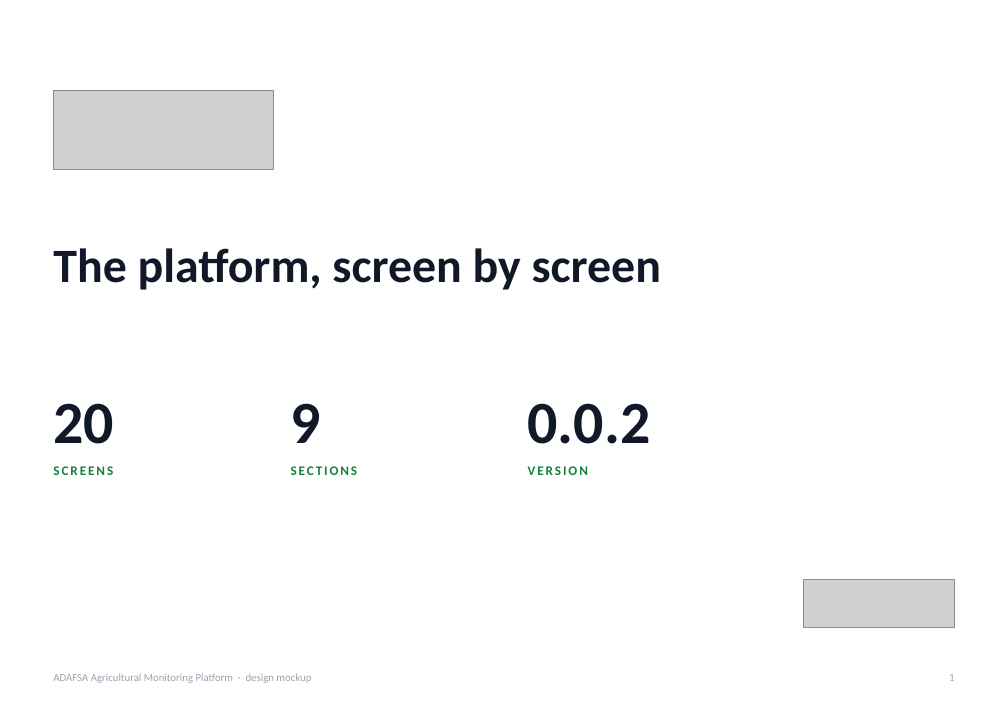
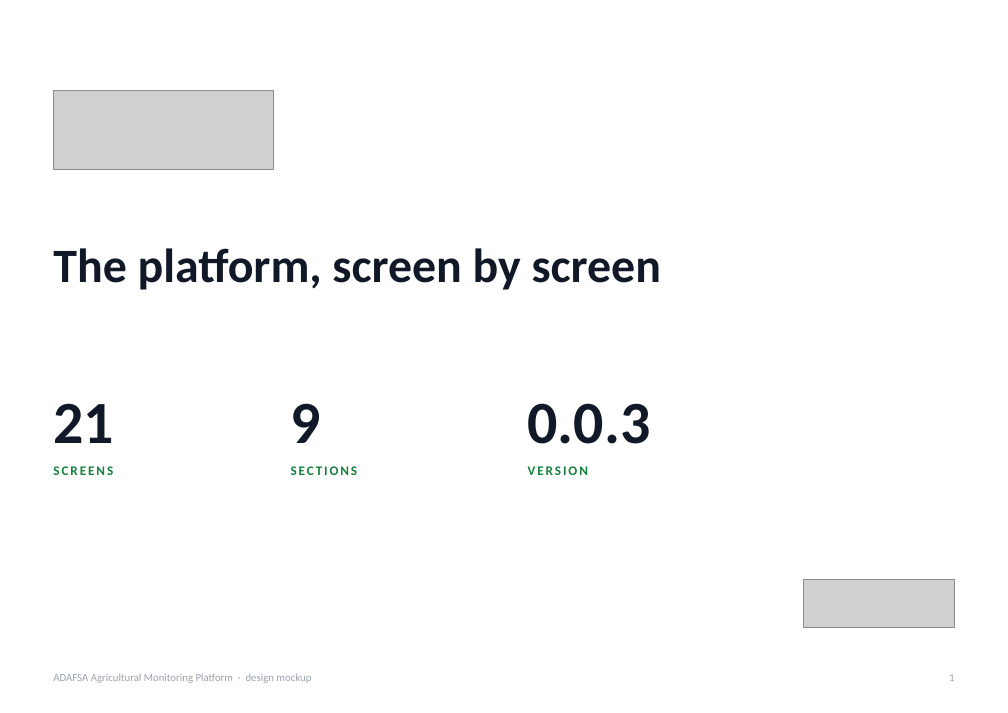
Before and after one commit to romainbigare/adafsa-mockup, a slide deck: slide 1 of docs/ADAFSA_Platform_Screens.pptx. Drawn at 1008x713 pixels with LibreOffice and Linux fonts; fonts in the diff are those of the drawing; grey boxes stand for pictures. Boxes give left, top, right and bottom in pixels: in the first picture for what was removed or moved away, otherwise in the second. Text is boxed around its words. In the diff, an @@ line names an element or a change of style, - is before the commit and + after.

```diff
--- a/docs/ADAFSA_Platform_Screens.pptx
+++ b/docs/ADAFSA_Platform_Screens.pptx
@@ text at (53,403,114,443): text changed @@
-20
+21
@@ text at (528,403,651,444): text changed @@
-0.0.2
+0.0.3
```
Also in this commit, not shown: 28 other slides changed, 1 slide added, 40 other files.
